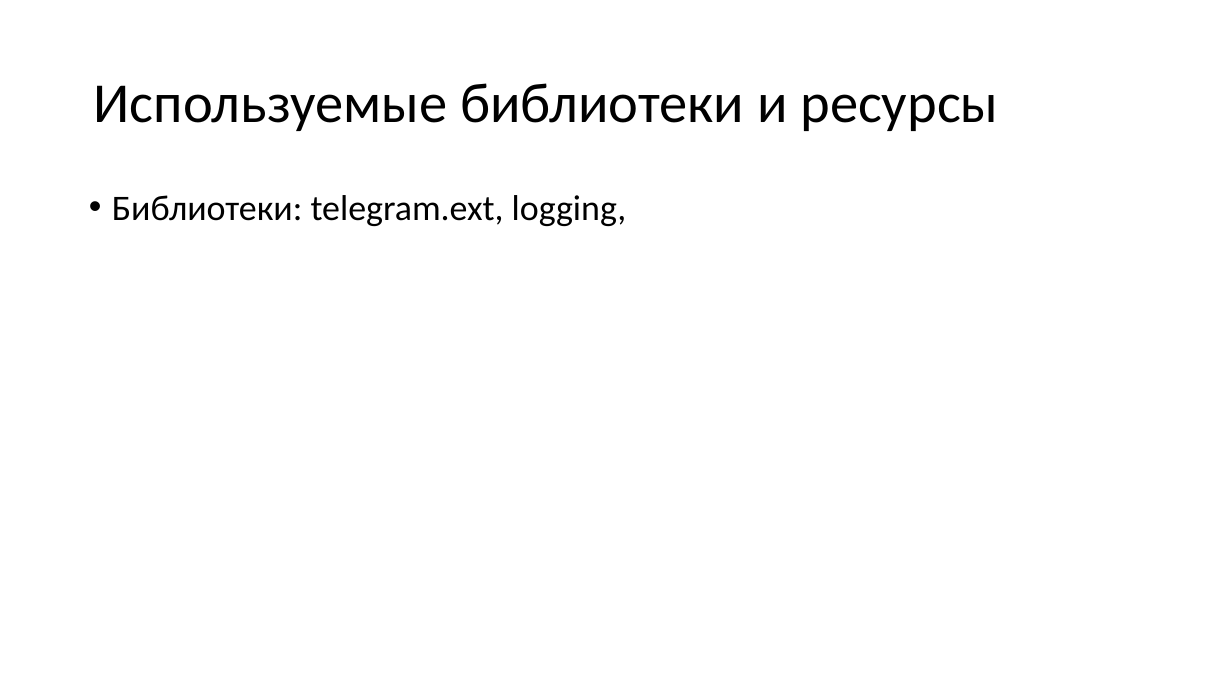
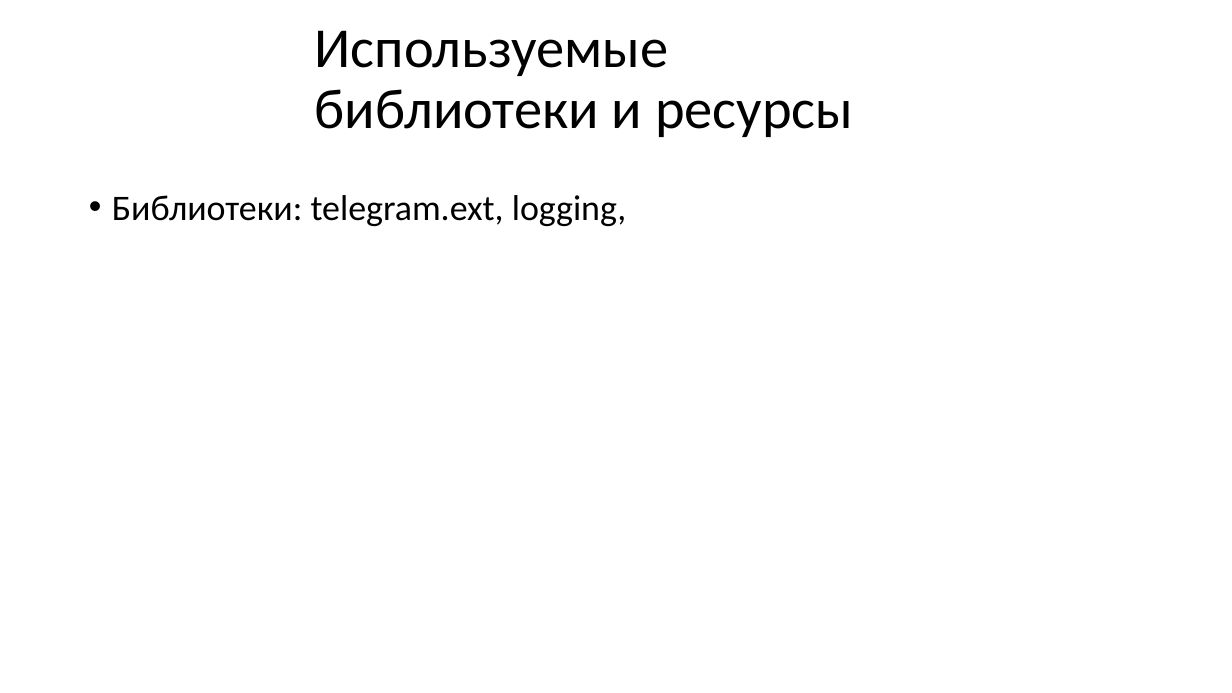
Before and after one commit to AlexPrasolov32/Proect, a slide deck: slide 3 of Шаблон.pptx. Drawn at 1232x693 pixels with LibreOffice and Linux fonts; fonts in the diff are those of the drawing; background and template pictures are left out. Boxes give left, top, right and bottom in pixels: in the first picture for what was removed or moved away, otherwise in the second. Text is boxed around its words. In the diff, an @@ line names an element or a change of style, - is before the commit and + after.

```diff
--- a/Шаблон.pptx
+++ b/Шаблон.pptx
@@ text "Используемые библиотеки и ресурсы" rewrapped from (94, 83, 998, 131) to (315, 30, 853, 137) @@
```
Also in this commit, not shown: 4 other slides changed.
